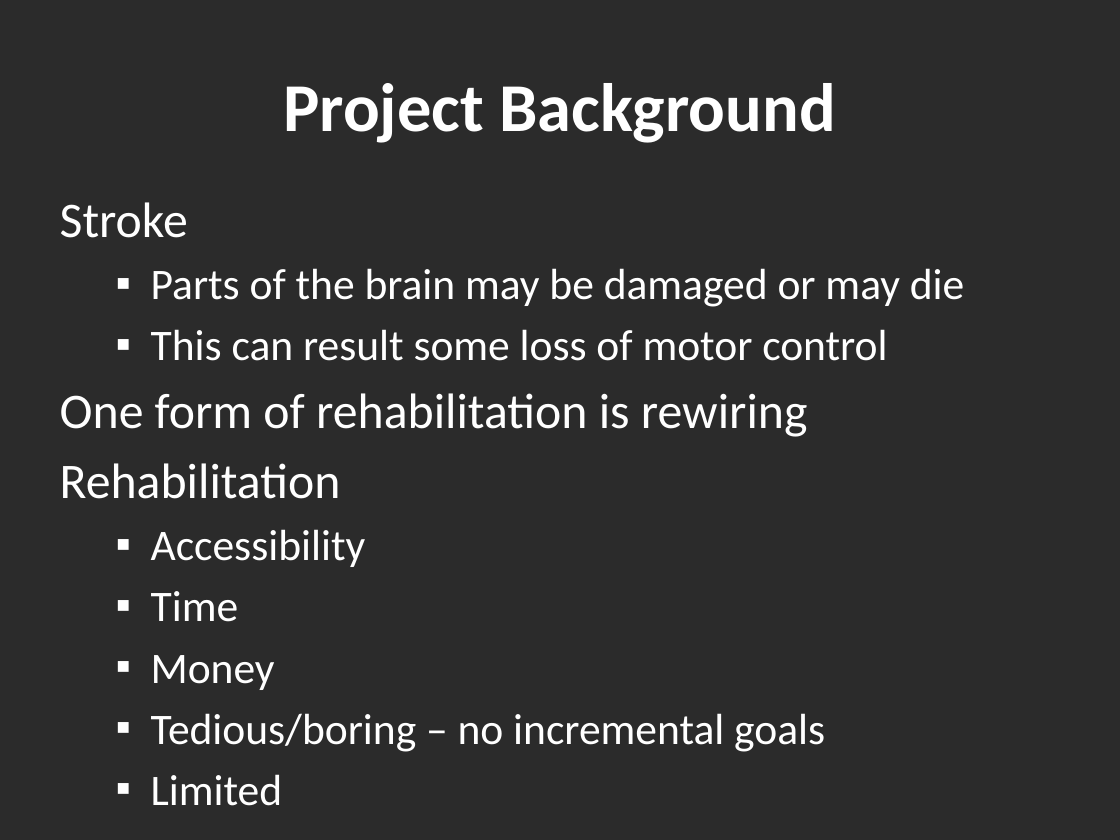
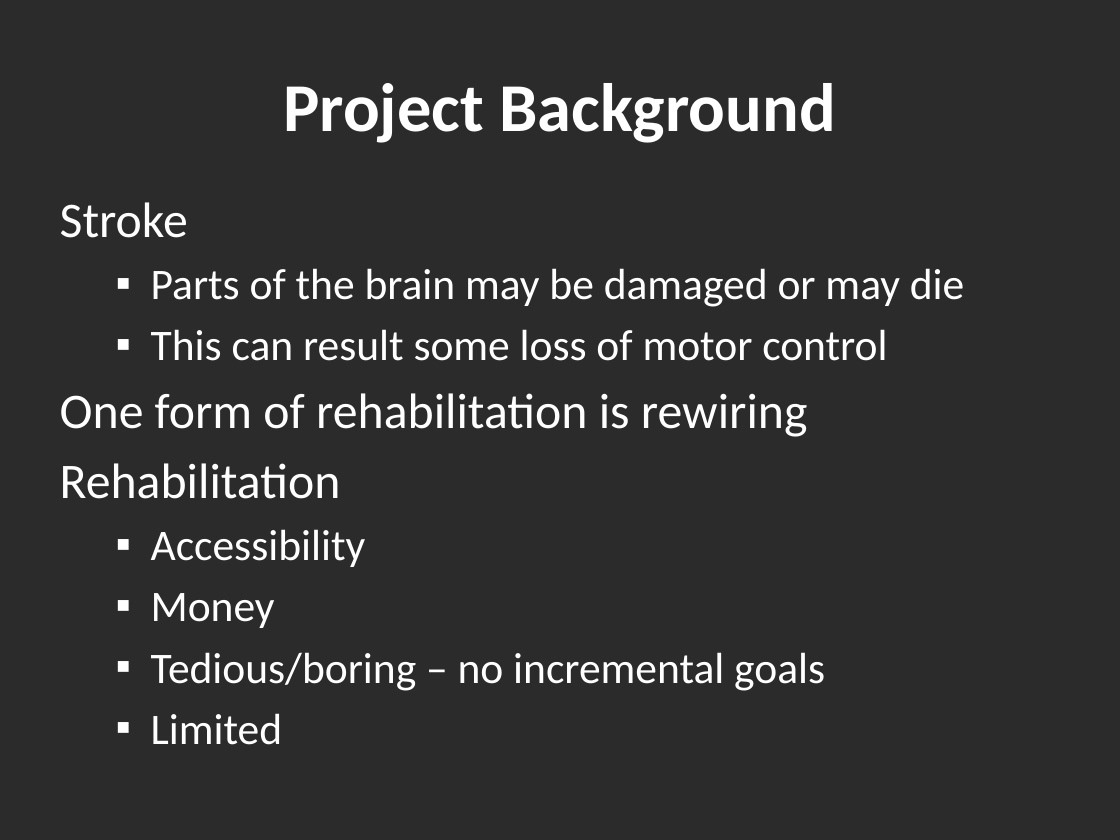
Before and after one commit to Hankli/VirtualEnvironments-Project, a slide deck: slide 4 of Documents/Presentations/Final Presentation v2.pptx. Drawn at 1120x840 pixels with LibreOffice and Linux fonts; fonts in the diff are those of the drawing; background and template pictures are left out; a plain dark background stands for a picture behind light text. Boxes give left, top, right and bottom in pixels: in the first picture for what was removed or moved away, otherwise in the second. Text is boxed around its words. In the diff, an @@ line names an element or a change of style, - is before the commit and + after.

```diff
--- a/Documents/Presentations/Final Presentation v2.pptx
+++ b/Documents/Presentations/Final Presentation v2.pptx
@@ text at (x1=151, y1=591, x2=239, y2=622): paragraph removed @@
-  ▪ Time
```
Also in this commit, not shown: 5 other slides changed.
